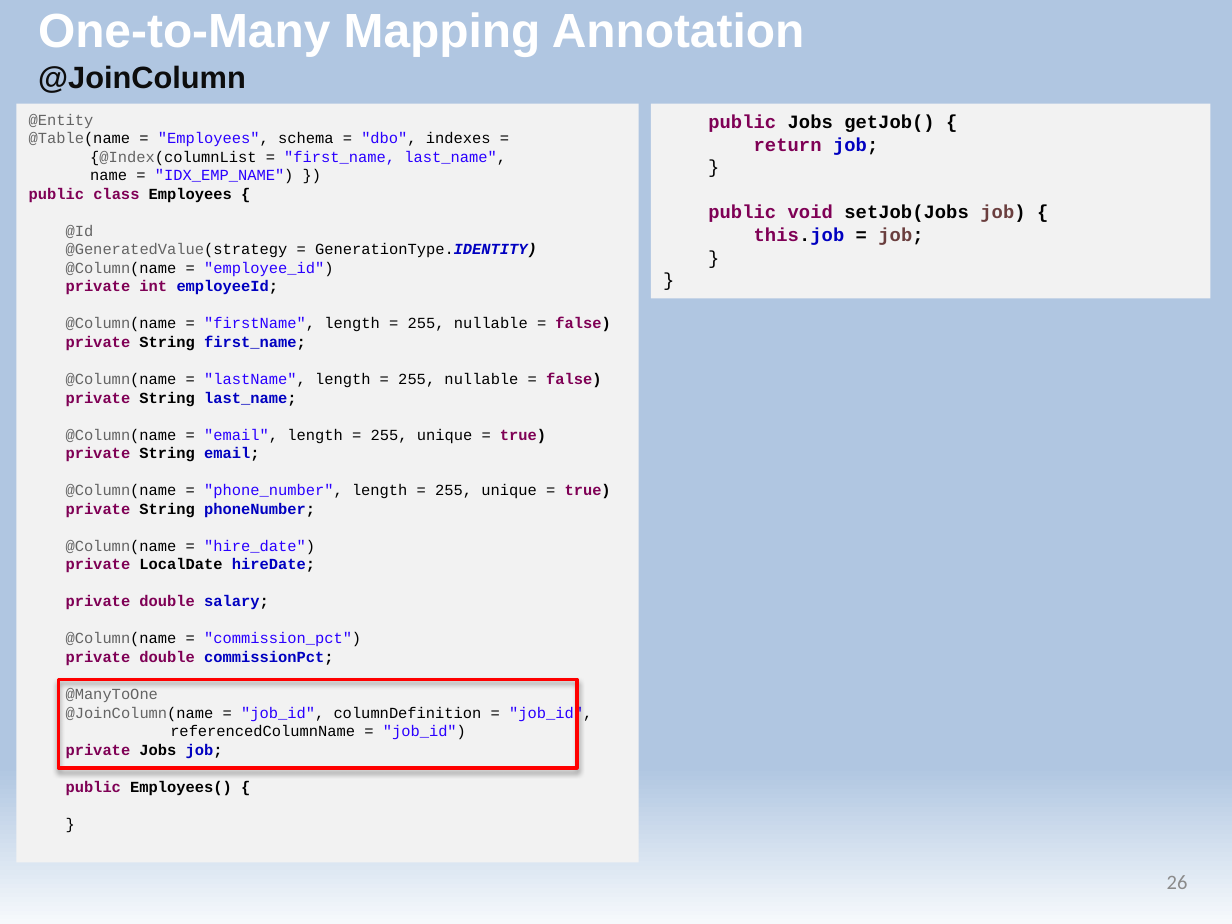
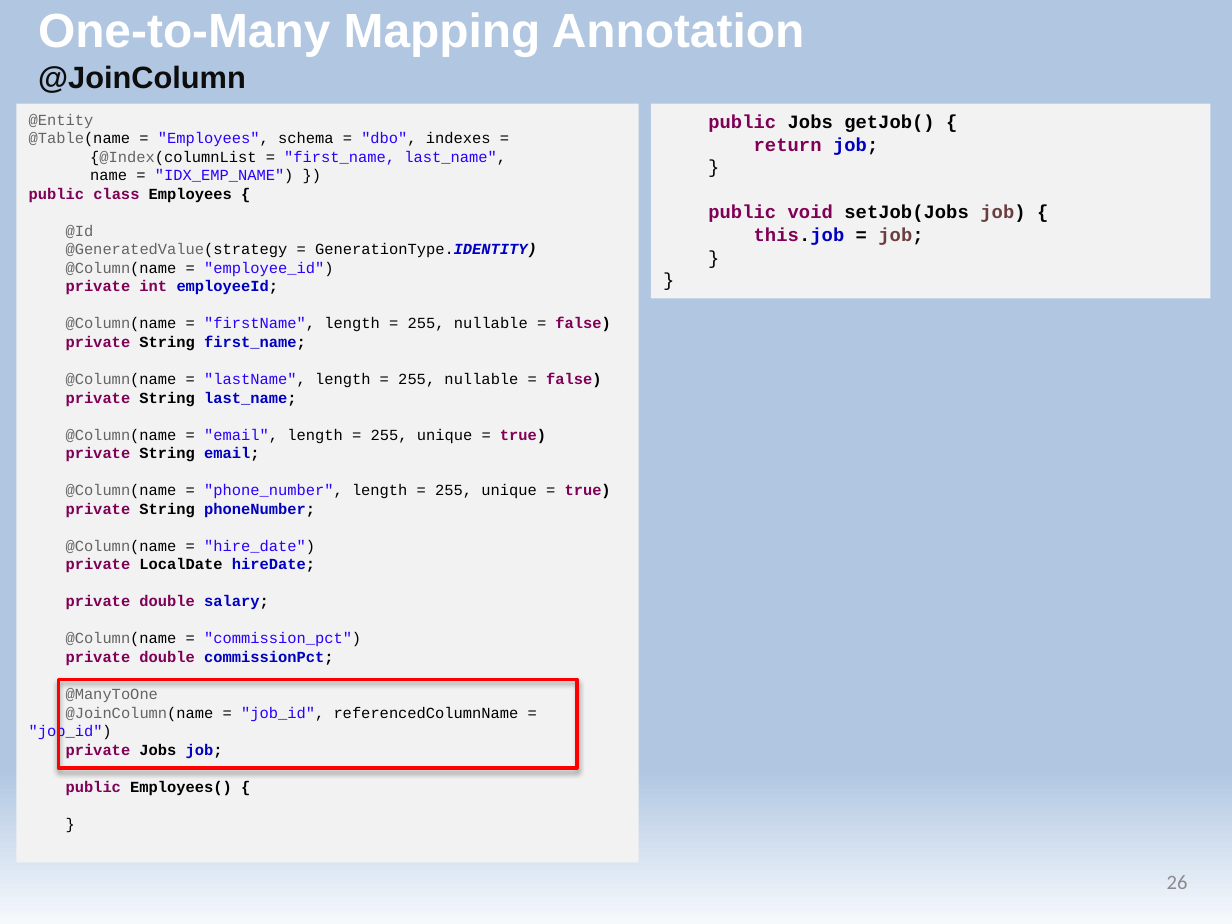
Before and after one commit to datnn1806/JavaBasic, a slide deck: slide 26 of B4/Unit02_Hibernate Mapping.pptx. Drawn at 1232x924 pixels with LibreOffice and Linux fonts; fonts in the diff are those of the drawing. Boxes give left, top, right and bottom in pixels: in the first picture for what was removed or moved away, otherwise in the second. Text is boxed around its words. In the diff, an @@ line names an element or a change of style, - is before the commit and + after.

```diff
--- a/B4/Unit02_Hibernate Mapping.pptx
+++ b/B4/Unit02_Hibernate Mapping.pptx
@@ text in rectangle at [29, 706, 519, 741]: text changed @@
-@JoinColumn(name = "job_id", columnDefinition = "job_id",
-referencedColumnName = "job_id")
+@JoinColumn(name = "job_id", referencedColumnName = "job_id")
```
Also in this commit, not shown: 1 other slide changed, 7 other files.
